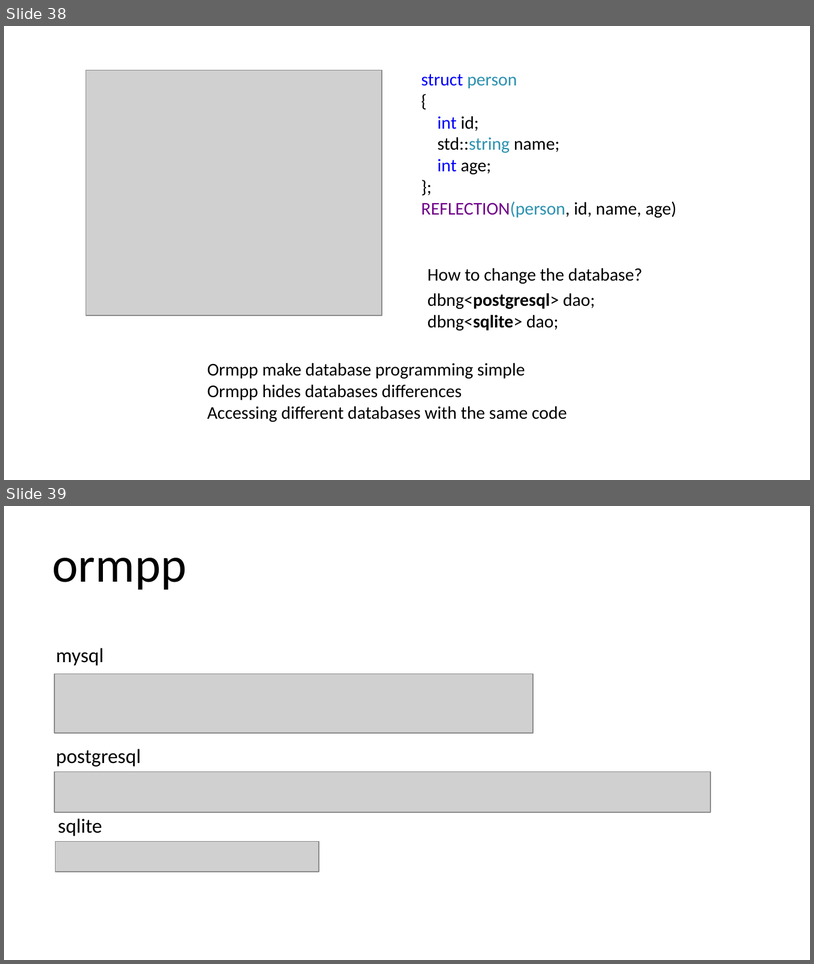
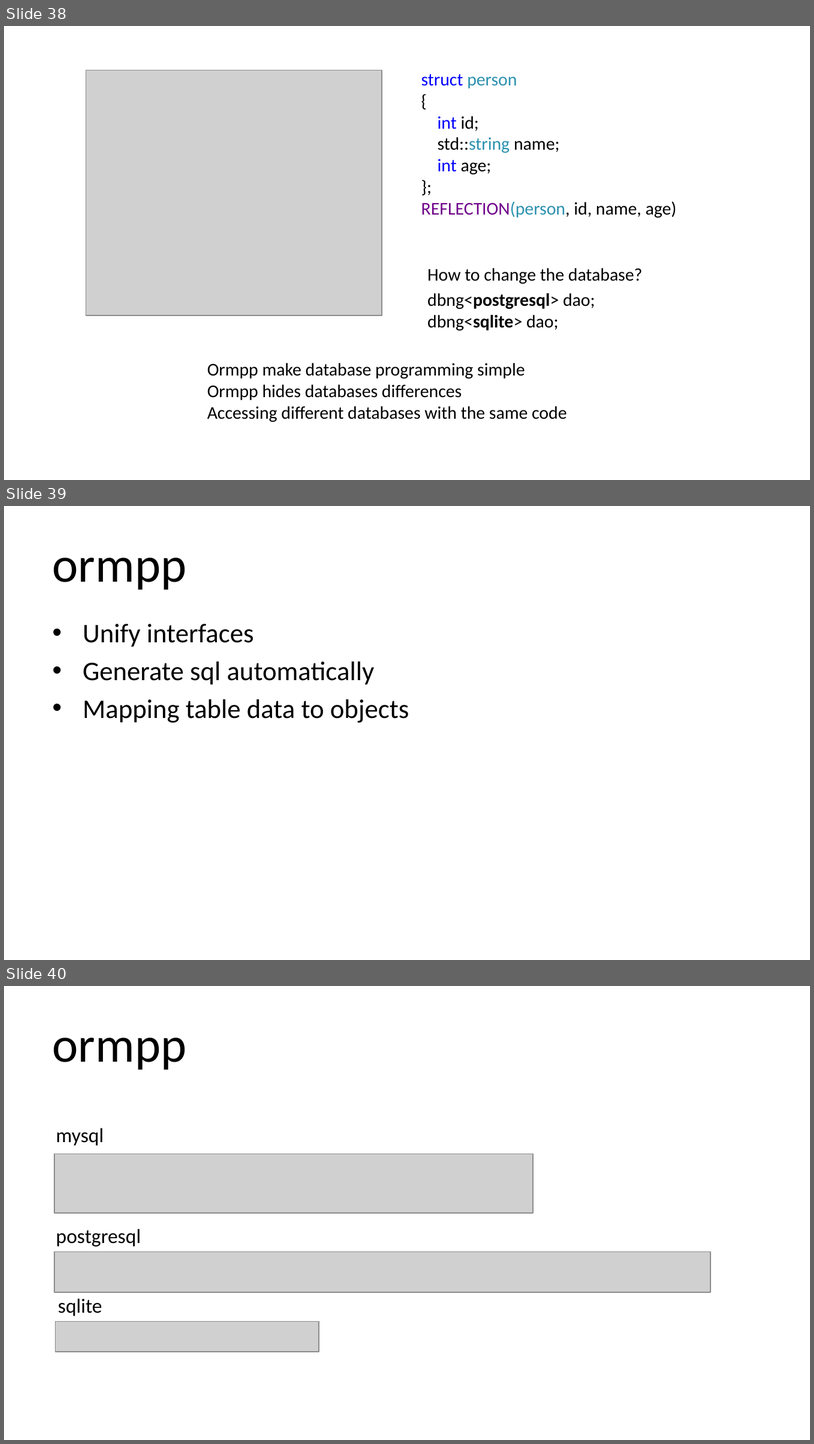
Before and after one commit to qicosmos/cppcon2018, a slide deck: cppcon2018.pptx. Shown one above the other, each under a label of ours: slides 38 and 39 before the commit, slides 38, 39 and 40 after it. The pictures are 814x964 and 814x1444 pixels, drawn with LibreOffice and Linux fonts; fonts in the diff are those of the drawing; grey boxes stand for pictures. Boxes give left, top, right and bottom in pixels: in the first picture for what was removed or moved away, otherwise in the second. Text is boxed around its words. In the diff, an @@ line names an element or a change of style, - is before the commit and + after.

```diff
--- a/cppcon2018.pptx
+++ b/cppcon2018.pptx
@@ slide 39 added at [4, 506, 810, 960], background #FFFFFF @@
@@ title added at [53, 558, 187, 590], 44 pt, text #000000 @@
+ormpp
@@ text added at [83, 624, 410, 723], 24 pt, text #000000 @@
+• Unify interfaces
+• Generate sql automatically
+• Mapping table data to objects
@@ what was slide 39 is now slide 40 @@
```
Also in this commit, not shown: 1 slide changed.
